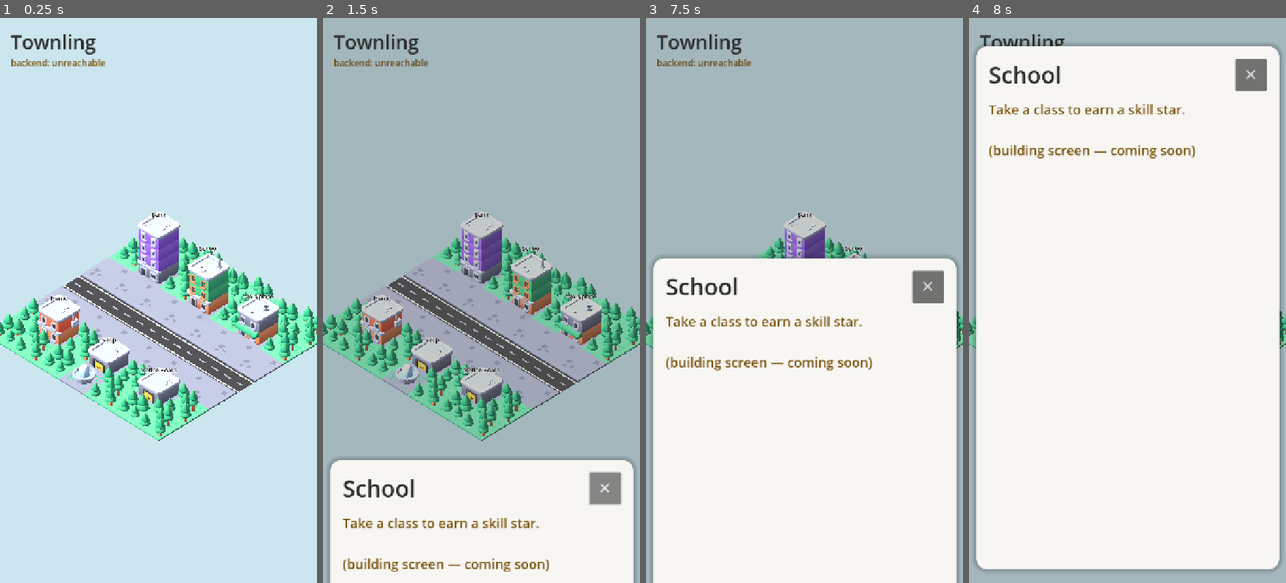
Above: before the commit, frames 1-4 (left to right).
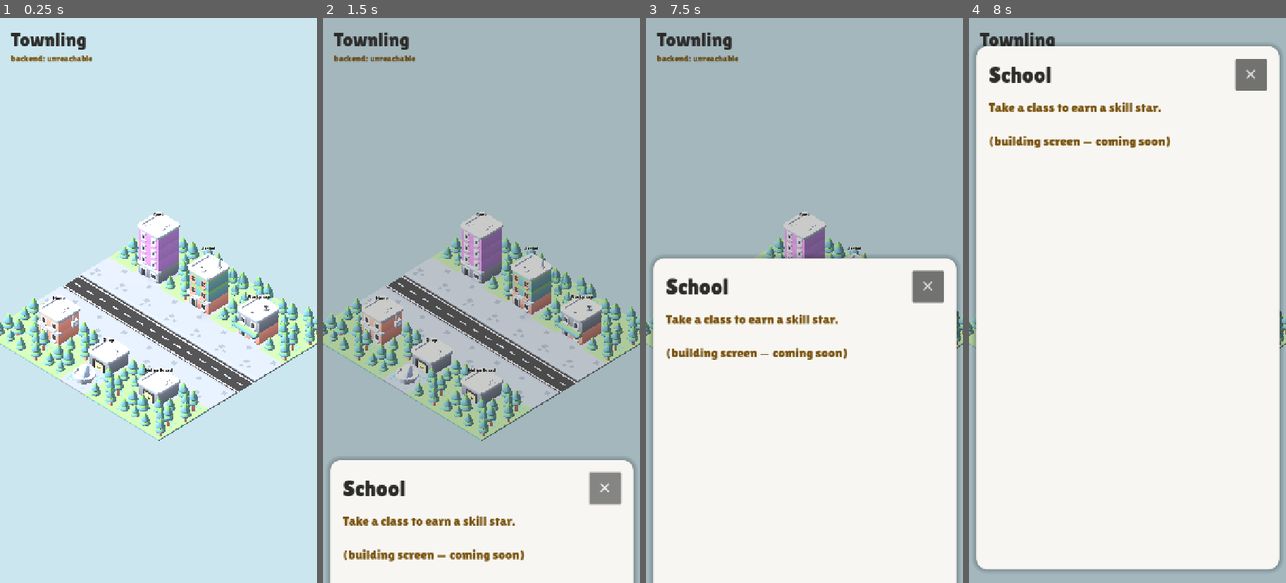
Above: after the commit, the same moments.

Repository: ayeshaverdan/townling
Game: Godot game, scene res://scenes/diorama.tscn
Same seed, same stepped clock (60 frames per second), same inputs: the game is played once before the commit and once after it.
Inputs (mouse positions are in pixels of both pictures, inside the frame that each line leads up to):
- Up to frame 1 (0.25 s): no input
- Up to frame 2 (1.5 s): tap Enter at 0.5 s; move the mouse to (551, 272) at 0.52 s; click (551, 272) at 0.67 s; click "✕" at 1.25 s
- Up to frame 3 (7.5 s): tap Space at 2, 3.5, 5 s; move the mouse to (741, 328) at 2.02 s; click (741, 328) at 2.17 s; tap Enter at 2.75, 4.25 s; move the mouse to (836, 176) at 2.77 s; click (836, 176) at 2.92 s; move the mouse to (788, 413) at 3.52 s; click (788, 413) at 3.67 s; move the mouse to (899, 385) at 4.27 s; click (899, 385) at 4.42 s; move the mouse to (709, 215) at 5.02 s; click (709, 215) at 5.17 s; move the mouse to (820, 300) at 5.77 s; click (820, 300) at 5.92 s; move the mouse to (756, 159) at 6.52 s; click (756, 159) at 6.67 s; move the mouse to (874, 272) at 7.27 s; click (874, 272) at 7.42 s
- Up to frame 4 (8 s): no input

The runs differ from the first frame. In frame 1, 17% of the frame differs, in the area x 0-100%, y 2-75%; in frame 2, 19%, in the area x 0-100%, y 2-98%; in frame 3, 4.4%; in frame 4, 2.9%.

Commit message:
Adopt Kenney font/sfx + recolour town to the Townling palette
Pull the reusable, game-agnostic pieces from the Kenney kit (not its
city-builder scripts):
- Lilita One font (SIL OFL) as the default UI font + 3D labels — a chunky
  rounded kid-friendly face.
- audio.gd SFX manager (autoload Sfx) + a few sounds; play open/close cues
  when a building screen slides in/out.
- coin.png sprite for later money UI.

Recolour the shared colormap.png toward the Townling palette: snap the bright
Kenney band hues to Townling pastels (pink/amber/green/sky/blue/purple),
soften saturation, keep light→dark shading; neutrals (roofs, asphalt, white)
left untouched. Original kept as colormap-kenney-original.png.

Deliberately skipped the kit's builder.gd/view.gd/structure/data_map/main.tscn
(city-builder mechanics — not Townling's fixed-diorama design).

Co-Authored-By: Claude Opus 4.8 <noreply@anthropic.com>

Diff:
--- a/game/project.godot
+++ b/game/project.godot
@@ -1,5 +1,5 @@
 ; Townling game client — Godot 4 project.
-; A 2D hub-and-card UI game (design doc §18). Portrait, mobile-first.
+; Low-poly 3D hub-and-card game on a fixed isometric camera (design doc §18).
 ; Rendered with GL Compatibility so the HTML5 web export runs everywhere.
 
 config_version=5
@@ -12,6 +12,10 @@
 config/features=PackedStringArray("4.4", "GL Compatibility")
 config/icon="res://icon.svg"
 
+[autoload]
+
+Sfx="*res://scripts/audio.gd"
+
 [display]
 
 window/size/viewport_width=720
@@ -20,6 +24,10 @@
 window/stretch/aspect="expand"
 window/handheld/orientation=1
 
+[gui]
+
+theme/custom_font="res://assets/kenney/fonts/lilita_one_regular.ttf"
+
 [rendering]
 
 renderer/rendering_method="gl_compatibility"
--- /dev/null
+++ b/game/scripts/audio.gd
@@ -0,0 +1,42 @@
+extends Node
+
+# Code adapted from KidsCanCode
+
+var num_players = 12
+var bus = "master"
+
+var available = []  # The available players.
+var queue = []  # The queue of {path, volume} dictionaries.
+
+func _ready():
+	for i in num_players:
+		var p = AudioStreamPlayer.new()
+		add_child(p)
+
+		available.append(p)
+
+		p.volume_db = -10
+		p.finished.connect(_on_stream_finished.bind(p))
+		p.bus = bus
+
+func _on_stream_finished(stream):
+	available.append(stream)
+
+func play(sound_path: String, volume_db: float = -10.0):
+	# Path (or multiple, separated by commas)
+	var sounds = sound_path.split(",")
+	var chosen = "res://" + sounds[randi() % sounds.size()].strip_edges()
+	queue.append({
+		"path": chosen,
+		"volume": volume_db
+	})
+
+func _process(_delta):
+	if not queue.is_empty() and not available.is_empty():
+		var item = queue.pop_front()
+		var player = available.pop_front()
+
+		player.stream = load(item["path"])
+		player.volume_db = item["volume"]
+		player.pitch_scale = randf_range(0.9, 1.1)
+		player.play()
--- a/game/scripts/diorama.gd
+++ b/game/scripts/diorama.gd
@@ -38,8 +38,13 @@
 const SIDEWALK_ROWS := [2, 4]
 const FOUNTAIN_CELL := Vector2i(3, 6)
 
+const FONT := "res://assets/kenney/fonts/lilita_one_regular.ttf"
+const SND_OPEN := "assets/kenney/sounds/placement-a.ogg"
+const SND_CLOSE := "assets/kenney/sounds/removal-a.ogg"
+
 const DEFAULT_API_BASE := "http://localhost:8000"
 var _api_base := DEFAULT_API_BASE
+var _font: Font
 
 ## Per-landmark pick data: {name, blurb, box (world AABB)}.
 var _picks: Array = []
@@ -60,6 +65,7 @@
 
 
 func _ready() -> void:
+	_font = load(FONT)
 	_setup_light()
 	_build_town()
 	_setup_camera()
@@ -165,9 +171,10 @@
 func _add_label(building: Node3D, text: String, height: float) -> void:
 	var label := Label3D.new()
 	label.text = text
+	label.font = _font
 	label.billboard = BaseMaterial3D.BILLBOARD_ENABLED
 	label.pixel_size = 0.0035
-	label.font_size = 48
+	label.font_size = 40
 	label.outline_size = 10
 	label.modulate = Color("2c2c2a")
 	label.outline_modulate = Color(1, 1, 1, 0.95)
@@ -242,6 +249,7 @@
 	_screen_body.text = "%s\n\n(building screen — coming soon)" % pick["blurb"]
 	_screen_open = true
 	_screen.visible = true
+	Sfx.play(SND_OPEN, -8.0)
 	_size_card()
 	var vp := get_viewport().get_visible_rect().size
 	_card.position = Vector2(16.0, vp.y)
@@ -254,6 +262,7 @@
 	if not _screen_open:
 		return
 	_screen_open = false
+	Sfx.play(SND_CLOSE, -8.0)
 	var vp := get_viewport().get_visible_rect().size
 	var tween := create_tween()
 	tween.tween_property(_card, "position:y", vp.y, 0.2) \
Binary file added: game/assets/kenney/Textures/colormap-kenney-original.png
Not shown, added: game/assets/kenney/Textures/colormap-kenney-original.png.import
Binary file changed: game/assets/kenney/Textures/colormap.png
Not shown, added: game/assets/kenney/fonts/OFL-license.txt
Binary file added: game/assets/kenney/fonts/lilita_one_regular.ttf
Not shown, added: game/assets/kenney/fonts/lilita_one_regular.ttf.import
Not shown, added: game/assets/kenney/sounds/ambience.ogg.import
Not shown, added: game/assets/kenney/sounds/placement-a.ogg.import
Not shown, added: game/assets/kenney/sounds/removal-a.ogg.import
Not shown, added: game/assets/kenney/sounds/toggle.ogg.import
Binary file added: game/assets/ui/coin.png
Not shown, added: game/assets/ui/coin.png.import
(and 5 more such lines)
